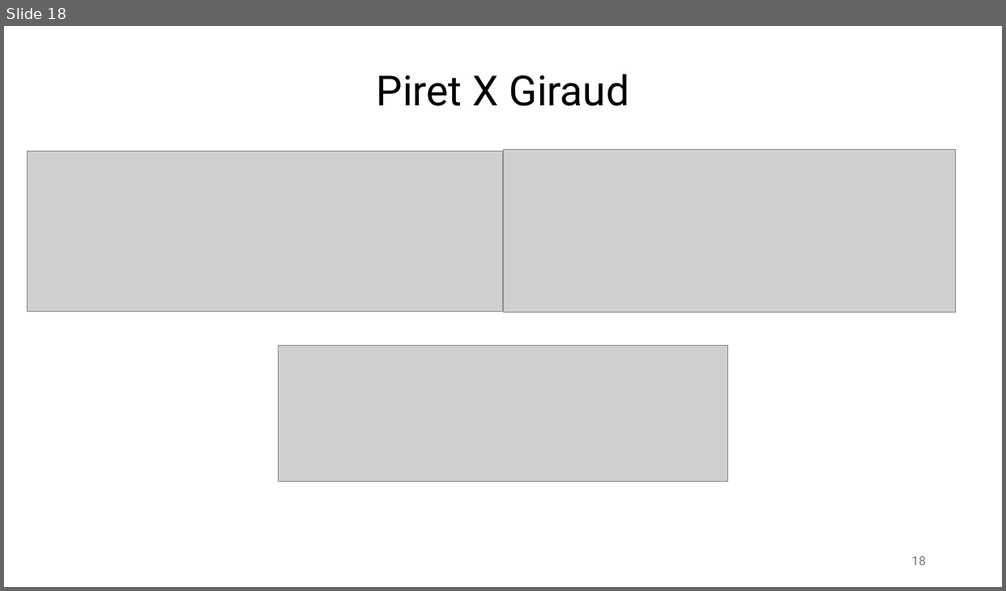
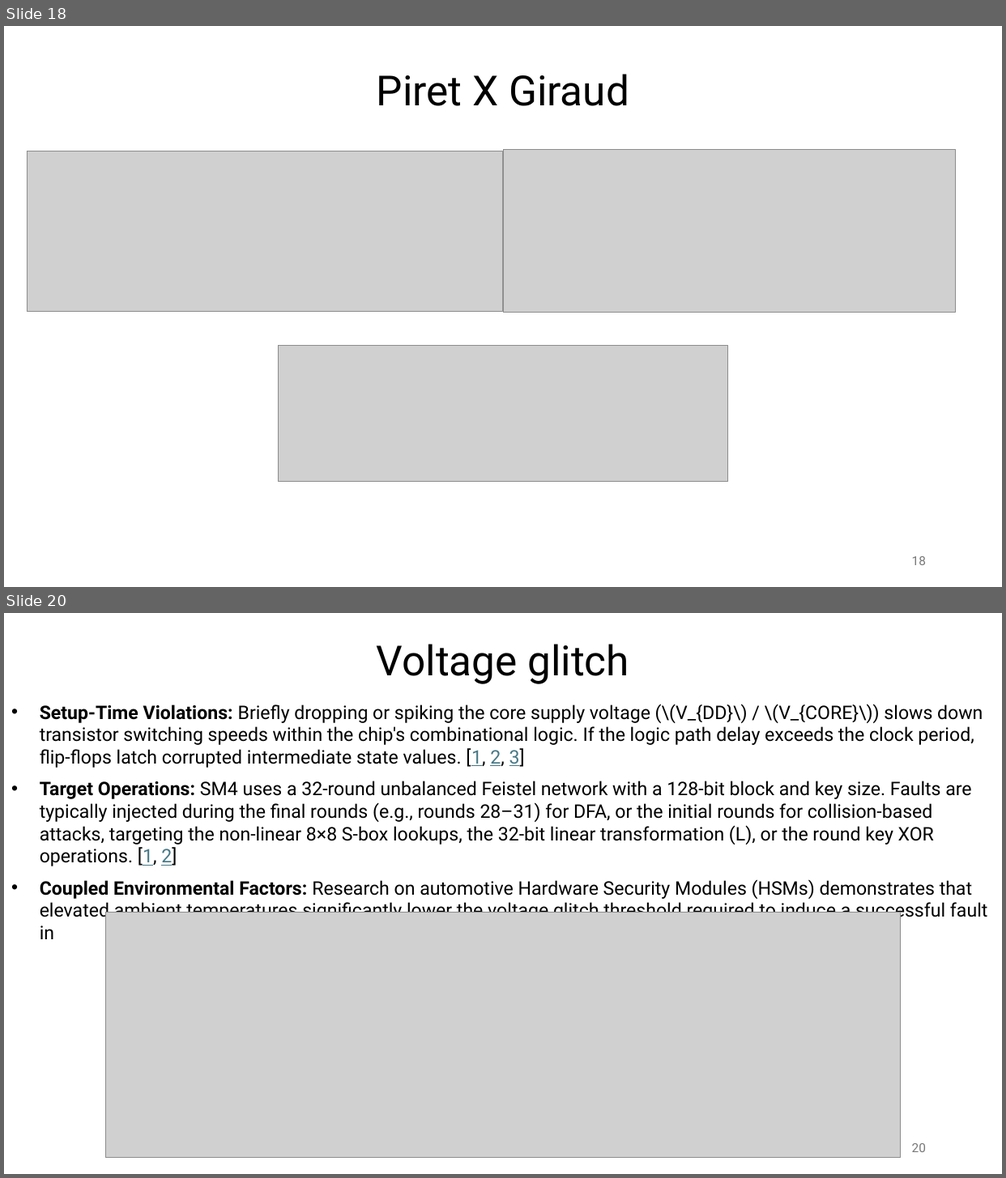
Before and after one commit to Specht1000/PFE-SM4-Fault-Injection, a slide deck: docs/Apresentation_PFE.pptx. Shown one above the other, each under a label of ours: slide 18 before the commit, slides 18 and 20 after it; the slides between them are not shown. The pictures are 1006x591 and 1006x1178 pixels, drawn with LibreOffice and Linux fonts; fonts in the diff are those of the drawing; grey boxes stand for pictures. Boxes give left, top, right and bottom in pixels: in the first picture for what was removed or moved away, otherwise in the second. Text is boxed around its words. In the diff, an @@ line names an element or a change of style, - is before the commit and + after.

```diff
--- a/docs/Apresentation_PFE.pptx
+++ b/docs/Apresentation_PFE.pptx
@@ slide 20 added at [4, 613, 1002, 1174], background #FFFFFF @@
@@ text added at [377, 644, 629, 684], 40 pt, text #000000 @@
+Voltage glitch
@@ text added at [40, 704, 982, 913], 18 pt, text #000000 @@
+• Setup-Time Violations: Briefly dropping or spiking the core supply voltage (\(V_{DD}\) / \(V_{CORE}\)) slows down transistor switching speeds within the chip's combinational logic. If the logic path delay exceeds the clock period, flip-flops latch corrupted intermediate state values. [1, 2, 3]
+• Target Operations: SM4 uses a 32-round unbalanced Feistel network with a 128-bit block and key size. Faults are typically injected during the final rounds (e.g., rounds 28–31) for DFA, or the initial rounds for collision-based attacks, targeting the non-linear 8×8 S-box lookups, the 32-bit linear transformation (L), or the round key XOR operations. [1, 2]
+• Coupled Environmental Factors: Research on automotive Hardware Security Modules (HSMs) demonstrates that elevated ambient temperatures significantly lower the voltage glitch threshold required to induce a successful fault in
@@ picture added at [105, 913, 901, 1158] @@
@@ page number added at [912, 1144, 926, 1152], 12 pt, text #797979 @@
+20
```
Also in this commit, not shown: 1 slide changed, 1 other slide added, 24 other files.
